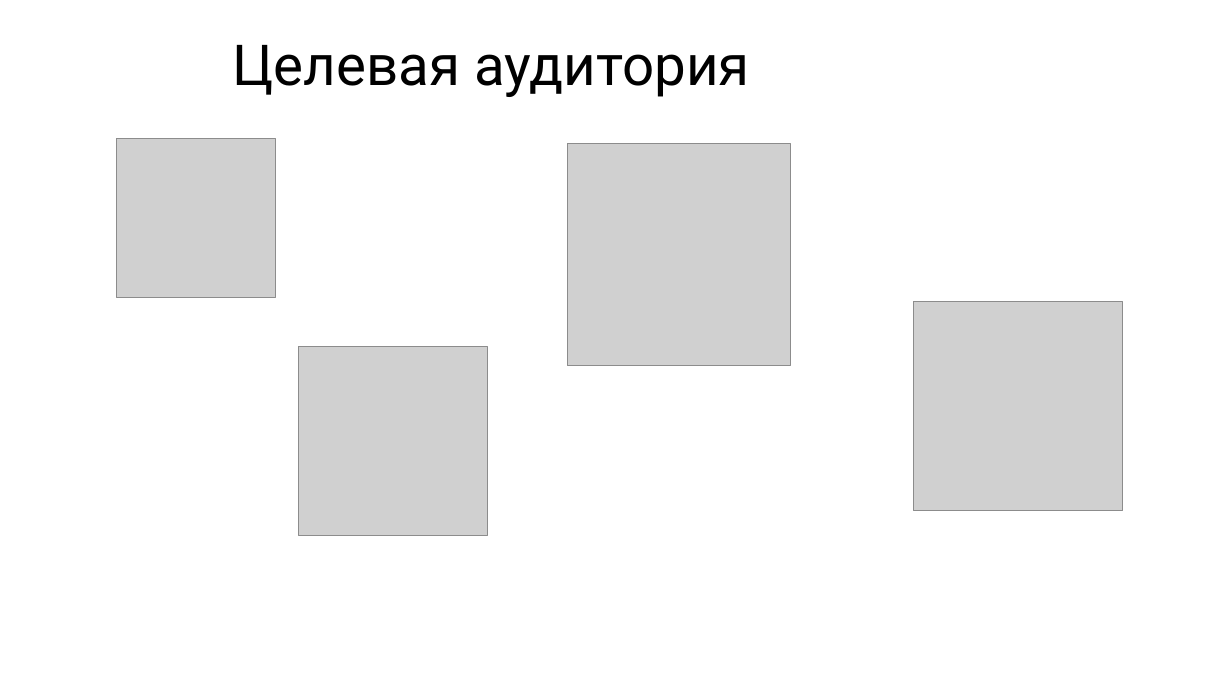
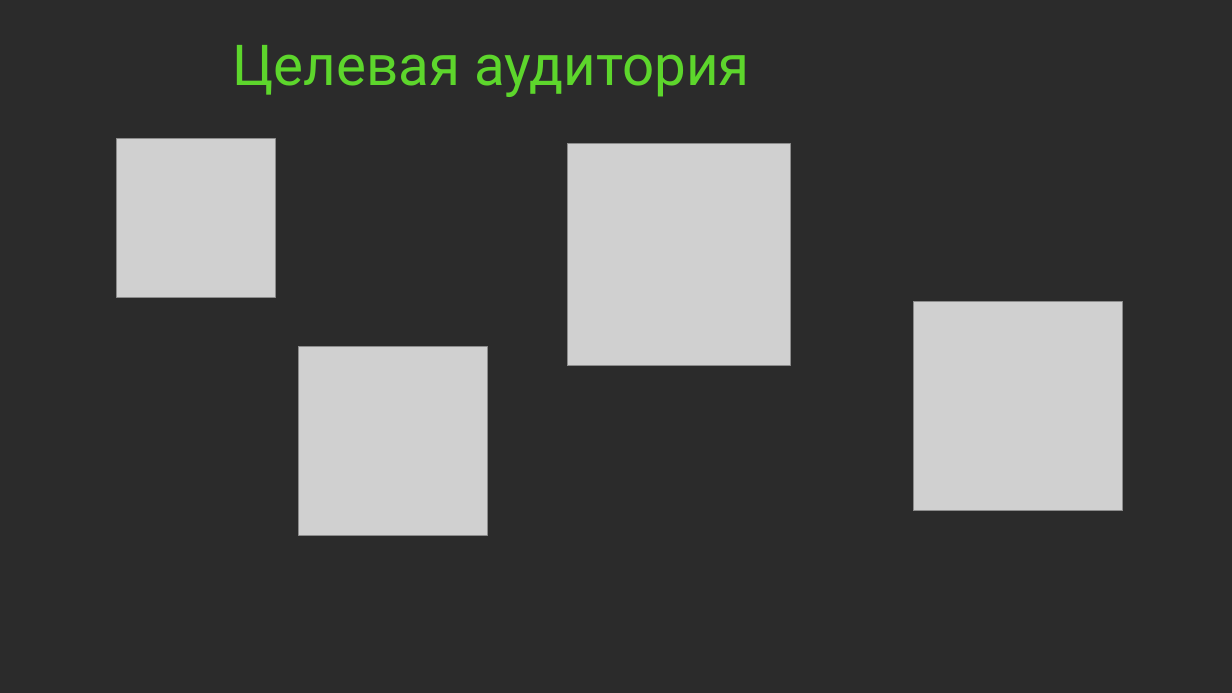
Before and after one commit to amadesya/CourseProject, a slide deck: slide 3 of Документация/Разработка подсистемы СмартФикс.pptx. Drawn at 1232x693 pixels with LibreOffice and Linux fonts; fonts in the diff are those of the drawing; grey boxes stand for pictures; background and template pictures are left out; a plain dark background stands for a picture behind light text. Boxes give left, top, right and bottom in pixels: in the first picture for what was removed or moved away, otherwise in the second. Text is boxed around its words. In the diff, an @@ line names an element or a change of style, - is before the commit and + after.

```diff
--- a/Документация/Разработка подсистемы СмартФикс.pptx
+++ b/Документация/Разработка подсистемы СмартФикс.pptx
@@ background #FFFFFF to picture (left out) @@
@@ title "Целевая аудитория" at box(233, 45, 750, 97): text colour #000000 to #5DD62C @@
```
Also in this commit, not shown: 1 other slide changed, 2 slides added, 2 slides removed.
